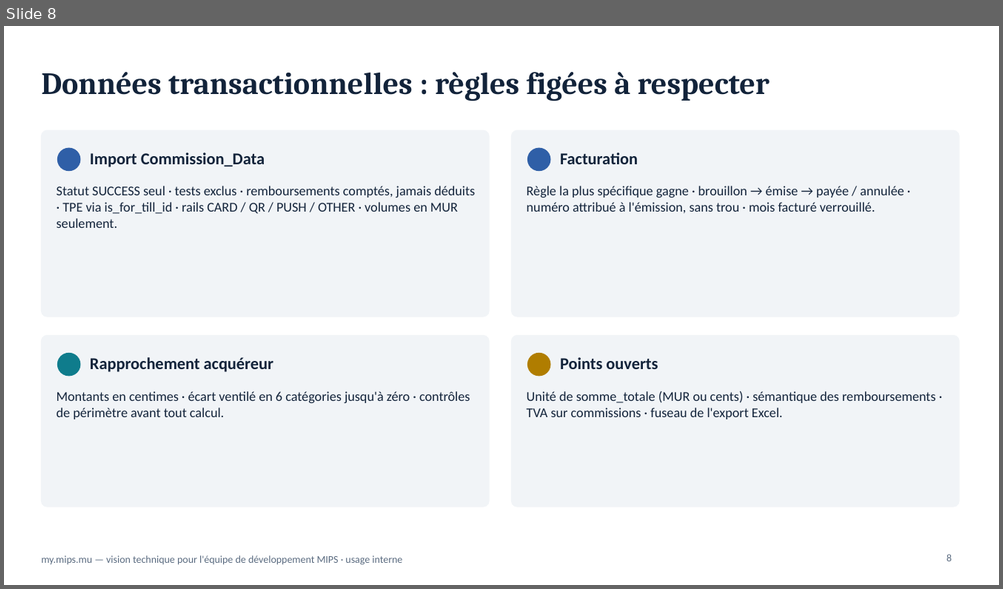
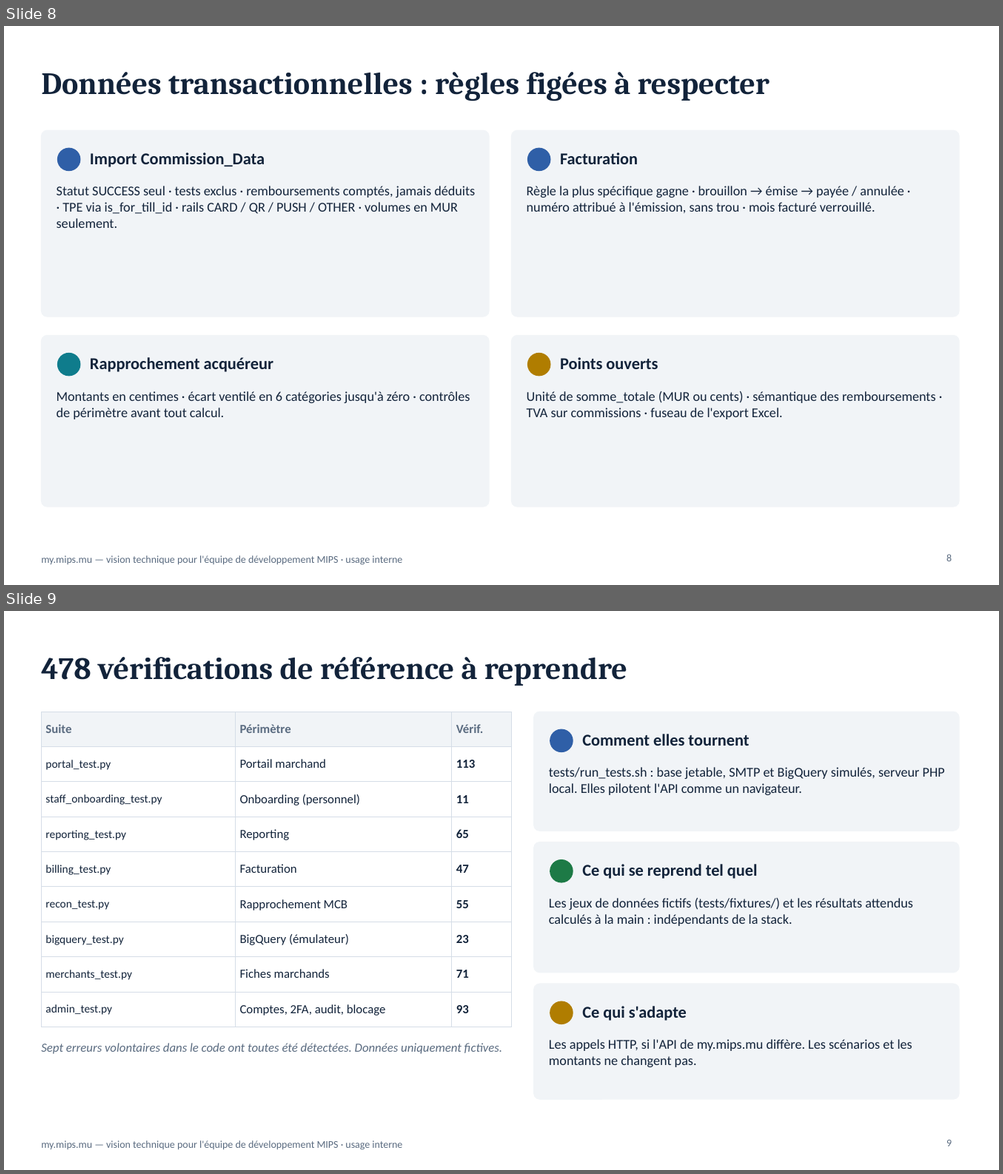
Before and after one commit to fmassonmips/mips-platform, a slide deck: outputs/recap/MIPS-vision-developpeurs.pptx. Shown one above the other, each under a label of ours: slide 8 before the commit, slides 8 and 9 after it. The pictures are 1003x589 and 1003x1174 pixels, drawn with LibreOffice and Linux fonts; fonts in the diff are those of the drawing. Boxes give left, top, right and bottom in pixels: in the first picture for what was removed or moved away, otherwise in the second. Text is boxed around its words. In the diff, an @@ line names an element or a change of style, - is before the commit and + after.

```diff
--- a/outputs/recap/MIPS-vision-developpeurs.pptx
+++ b/outputs/recap/MIPS-vision-developpeurs.pptx
@@ slide 9 added at <box>4,611,999,1170</box>, background #FFFFFF; not listed: 1 template element that a slide beside it also shows @@
@@ title added at <box>41,657,627,686</box>, 30 pt, text #12233A, bold @@
+478 vérifications de référence à reprendre
@@ table added at <box>41,712,512,1019</box>, 9 rows, 3 columns @@
+Suite | Périmètre | Vérif.
+portal_test.py | Portail marchand | 113
+staff_onboarding_test.py | Onboarding (personnel) | 11
+reporting_test.py | Reporting | 65
+billing_test.py | Facturation | 47
+recon_test.py | Rapprochement MCB | 55
+bigquery_test.py | BigQuery (émulateur) | 23
+merchants_test.py | Fiches marchands | 71
+admin_test.py | Comptes, 2FA, audit, blocage | 93
@@ rounded rectangle added at <box>534,712,959,831</box>, fill #F1F4F7, outline #F1F4F7 0.75 pt @@
@@ ellipse added at <box>550,729,572,752</box>, fill #2F5FA7, outline #2F5FA7 1 pt @@
@@ text added at <box>582,734,748,746</box>, 16 pt, text #12233A, bold @@
+Comment elles tournent
@@ text added at <box>549,767,945,795</box>, 13 pt, text #12233A @@
+tests/run_tests.sh : base jetable, SMTP et BigQuery simulés, serveur PHP local. Elles pilotent l'API comme un navigateur.
@@ rounded rectangle added at <box>534,843,959,973</box>, fill #F1F4F7, outline #F1F4F7 0.75 pt @@
@@ ellipse added at <box>550,860,572,883</box>, fill #1D7A46, outline #1D7A46 1 pt @@
@@ text added at <box>582,864,757,879</box>, 16 pt, text #12233A, bold @@
+Ce qui se reprend tel quel
@@ text added at <box>549,898,913,926</box>, 13 pt, text #12233A @@
+Les jeux de données fictifs (tests/fixtures/) et les résultats attendus calculés à la main : indépendants de la stack.
@@ rounded rectangle added at <box>534,984,959,1099</box>, fill #F1F4F7, outline #F1F4F7 0.75 pt @@
@@ ellipse added at <box>550,1002,572,1025</box>, fill #B07D00, outline #B07D00 1 pt @@
@@ text added at <box>582,1006,686,1021</box>, 16 pt, text #12233A, bold @@
+Ce qui s'adapte
@@ text added at <box>41,1043,502,1054</box>, 12 pt, text #5A6B80, italic @@
+Sept erreurs volontaires dans le code ont toutes été détectées. Données uniquement fictives.
@@ text added at <box>549,1039,912,1068</box>, 13 pt, text #12233A @@
+Les appels HTTP, si l'API de my.mips.mu diffère. Les scénarios et les montants ne changent pas.
@@ page number added at <box>946,1140,951,1147</box>, 10 pt, text #5A6B80 @@
+9
```
Also in this commit, not shown: 2 slides changed, 1 other slide added.
